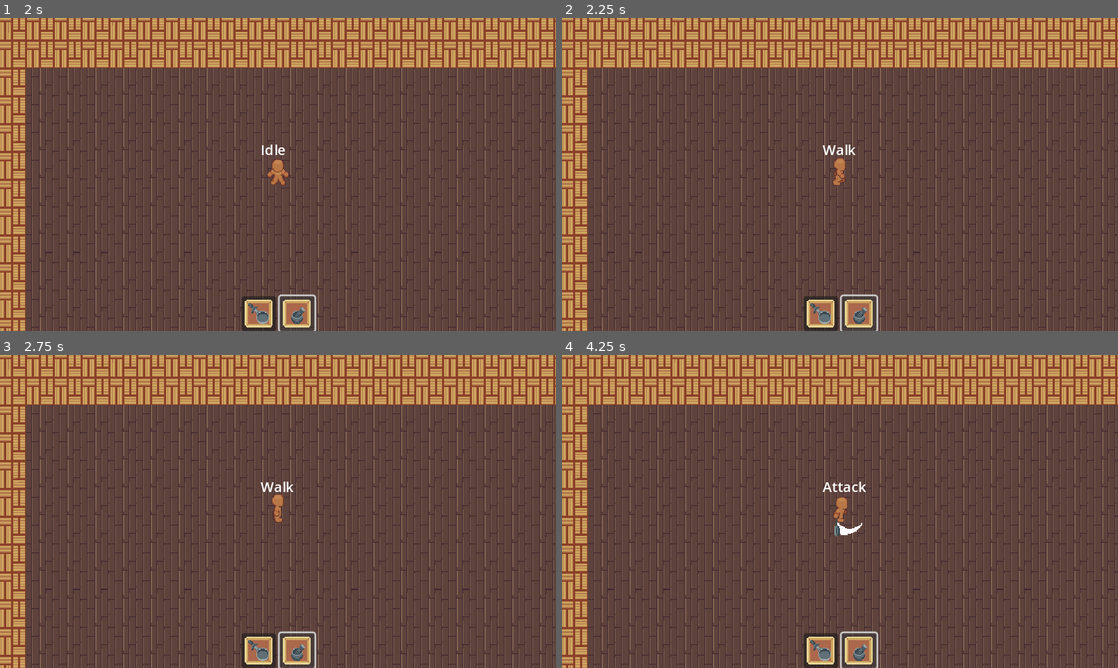
Above: before the commit, frames 1-4 (two rows, left to right).
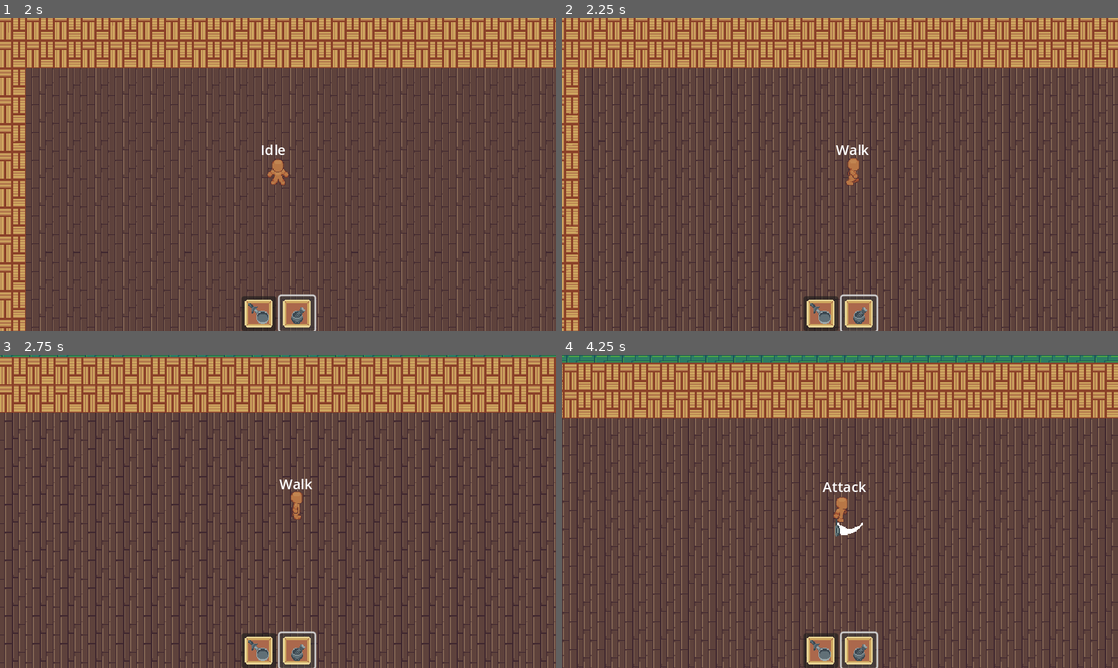
Above: after the commit, the same moments.

Repository: ajcar110/ARPG-Char-Control
Game: Godot game, scene res://game_master.tscn
The game is run twice, just before and just after one commit, with the same random seed, the same clock (stepped at 60 frames per second) and the same inputs.
Inputs (mouse positions are in pixels of both pictures, inside the frame that each line leads up to):
- Up to frame 1 (2 s): click (261, 312) at 0.5 s; click (294, 312) at 1.25 s
- Up to frame 2 (2.25 s): hold D (move_right) from 2.03 s (still down); tap Q (ability1) at 2.1 s
- Up to frame 3 (2.75 s): keep holding D (move_right); tap W (move_up) at 2.27, 2.57 s; tap E (ability2) at 2.3 s
- Up to frame 4 (4.25 s): tap E (ability2) at 2.85 s; tap W (move_up) at 3.02, 3.32 s; tap F (atk) at 3.05, 3.6 s; release D (move_right) at 3.53 s; hold A (move_left) from 3.53 s (still down); tap Space (dash) at 3.8 s

Frame 1 is identical in both runs. In frame 2, 52% of the frame differs, in the area x 0-100%, y 0-100%; in frame 3, 48%; in frame 4, 58%.
Error before the commit: Invalid operands 'Nil' and 'int' in operator '*'. (res://StateMachine/Move.gd:25)

Commit message:
Added states for every Ability

Diff:
--- a/Abilities/BaseAbility.gd
+++ b/Abilities/BaseAbility.gd
@@ -1,9 +1,3 @@
-extends Node
+extends BaseState
 
 class_name Ability
-
-var source
-
-
-func Execute():
-	print("NO EXECUTE FUNCTION")
--- a/Abilities/TestAbility/TestAbility.gd
+++ b/Abilities/TestAbility/TestAbility.gd
@@ -1,4 +1,4 @@
-extends BaseState
+extends Ability
 
 
 
--- /dev/null
+++ b/Player/BlankState.gd
@@ -0,0 +1,8 @@
+extends BaseState
+
+
+func enter():
+	print("NO STATE FUNCTIONALITY")
+
+func physics_process(delta: float) -> BaseState:
+	return character.states.idle_state
--- a/Player/Player.gd
+++ b/Player/Player.gd
@@ -2,8 +2,7 @@
 
 class_name Player
 
-var test
 
 func _ready():
-	test = Utils.load_ability("TestAbility",states.attack_state,"Atk")
+	Utils.load_ability("TestAbility",states.ability_1_state,"Atk")
 	super._ready()
--- /dev/null
+++ b/Player/PlayerStateMachine.gd
@@ -0,0 +1,19 @@
+extends StateMachine
+
+@export var dash_node: NodePath
+@export var idle_node: NodePath
+@export var walk_node: NodePath
+@export var attack_node: NodePath
+@export var fall_node: NodePath
+@export var ability_1_node: NodePath
+@export var ability_2_node: NodePath
+@export var ability_3_node: NodePath
+
+@onready var idle_state: BaseState = get_node(idle_node)
+@onready var dash_state: BaseState = get_node(dash_node)
+@onready var walk_state: BaseState = get_node(walk_node)
+@onready var attack_state: BaseState = get_node(attack_node)
+@onready var fall_state:BaseState = get_node(fall_node)
+@onready var ability_1_state:BaseState = get_node(ability_1_node)
+@onready var ability_2_state:BaseState = get_node(ability_2_node)
+@onready var ability_3_state:BaseState = get_node(ability_3_node)
--- a/Player/player.tscn
+++ b/Player/player.tscn
@@ -1,8 +1,9 @@
-[gd_scene load_steps=55 format=3 uid="uid://dtjfsbetvmbv6"]
+[gd_scene load_steps=56 format=3 uid="uid://dtjfsbetvmbv6"]
 
 [ext_resource type="Script" path="res://Player/Player.gd" id="1_04dfh"]
 [ext_resource type="PackedScene" uid="uid://cgn6y6i3qwm2d" path="res://Entity/EntityPieces/hurtbox.tscn" id="2_plmk4"]
 [ext_resource type="Texture2D" uid="uid://tnwm5j3bupdx" path="res://Assets/character/Template/Down/TemplateDownATK.png" id="3_ofeor"]
+[ext_resource type="Script" path="res://Player/PlayerStateMachine.gd" id="4_cbjbv"]
 [ext_resource type="Texture2D" uid="uid://br65na8kqxnuh" path="res://Assets/character/Template/Left/TemplateLeftAtk.png" id="4_xmilx"]
 [ext_resource type="Script" path="res://StateMachine/Idle.gd" id="5_gjgwn"]
 [ext_resource type="Texture2D" uid="uid://drek4mcx2h7nc" path="res://Assets/character/Template/Right/TemplateRightAtk.png" id="5_qpkrp"]
@@ -15,6 +16,7 @@
 [ext_resource type="Script" path="res://Player/Attack.gd" id="8_wrt0p"]
 [ext_resource type="Texture2D" uid="uid://d3qrt1bc3gg48" path="res://Assets/character/Template/Down/TemplateDownRoll.png" id="9_67pey"]
 [ext_resource type="Texture2D" uid="uid://c56pjras87cdv" path="res://Assets/character/Template/Left/TemplateLeftRoll.png" id="10_rapfl"]
+[ext_resource type="Script" path="res://Player/BlankState.gd" id="10_xt60o"]
 [ext_resource type="Texture2D" uid="uid://of42wa5t7mv2" path="res://Assets/character/Template/Right/TemplateRightRoll.png" id="11_vtycx"]
 [ext_resource type="Texture2D" uid="uid://c774q2clqabd6" path="res://Assets/character/Template/Up/TemplateUpRoll.png" id="12_2clbq"]
 [ext_resource type="Texture2D" uid="uid://bpry7cl3ec3pm" path="res://Assets/character/Template/Right/TemplateRightRun.png" id="13_226lw"]
@@ -27,7 +29,6 @@
 [ext_resource type="Texture2D" uid="uid://c7ulh8b36fcao" path="res://Assets/character/Template/Left/TemplateLeftWalk.png" id="20_mol3q"]
 [ext_resource type="Texture2D" uid="uid://df8obdtdqw0uf" path="res://Assets/character/Template/Right/TemplateRightWalk.png" id="21_8egno"]
 [ext_resource type="Texture2D" uid="uid://go6elboutwxo" path="res://Assets/character/Template/Up/TemplateUpWalk.png" id="22_tuy8s"]
-[ext_resource type="Script" path="res://StateMachine/StateMachine.gd" id="23_tgrf6"]
 [ext_resource type="Script" path="res://Player/StateDebugLable.gd" id="26_2txot"]
 [ext_resource type="PackedScene" uid="uid://cnppyhas123df" path="res://Entity/EntityPieces/damagable.tscn" id="30_80bc7"]
 
@@ -916,8 +917,6 @@
 collision_layer = 4
 collision_mask = 3
 script = ExtResource("1_04dfh")
-speed = null
-dash_speed = null
 
 [node name="HurtBox" parent="." instance=ExtResource("2_plmk4")]
 collision_layer = 8
@@ -932,28 +931,24 @@
 hframes = 8
 
 [node name="StateMachine" type="Node" parent="."]
-script = ExtResource("23_tgrf6")
-starting_state = NodePath("Idle")
+script = ExtResource("4_cbjbv")
 dash_node = NodePath("Dash")
 idle_node = NodePath("Idle")
 walk_node = NodePath("Walk")
 attack_node = NodePath("Attack")
 fall_node = NodePath("Fall")
+ability_1_node = NodePath("Ability1")
+ability_2_node = NodePath("Ability2")
+ability_3_node = NodePath("Ability3")
+starting_state = NodePath("Idle")
 
 [node name="Idle" type="Node" parent="StateMachine" node_paths=PackedStringArray("character")]
 script = ExtResource("5_gjgwn")
-walk_node = NodePath("../Walk")
-dash_node = NodePath("../Dash")
-attack_node = NodePath("../Attack")
 animation_name = "Idle"
 character = NodePath("../..")
 
 [node name="Walk" type="Node" parent="StateMachine" node_paths=PackedStringArray("character")]
 script = ExtResource("6_7k7ck")
-dash_node = NodePath("../Dash")
-idle_node = NodePath("../Idle")
-walk_node = NodePath(".")
-attack_node = NodePath("../Attack")
 animation_name = "Walk"
 character = NodePath("../..")
 
@@ -972,7 +967,14 @@
 animation_name = "Atk"
 character = NodePath("../..")
 
-[node name="Abilities" type="Node2D" parent="."]
+[node name="Ability1" type="Node" parent="StateMachine"]
+script = ExtResource("10_xt60o")
+
+[node name="Ability2" type="Node" parent="StateMachine"]
+script = ExtResource("10_xt60o")
+
+[node name="Ability3" type="Node" parent="StateMachine"]
+script = ExtResource("10_xt60o")
 
 [node name="Damagable" parent="." instance=ExtResource("30_80bc7")]
 
--- a/StateMachine/Idle.gd
+++ b/StateMachine/Idle.gd
@@ -2,14 +2,7 @@
 
 class_name IdleState
 
-@export var walk_node: NodePath
-@export var dash_node: NodePath
-@export var attack_node: NodePath
 
-
-@onready var walk_state: BaseState = get_node(walk_node)
-@onready var dash_state: BaseState = get_node(dash_node)
-@onready var attack_state: BaseState = get_node(attack_node)
 
 func enter() -> void:
 	super.enter()
@@ -18,12 +11,17 @@
 func input(event: InputEvent) -> BaseState:
 	if (Input.is_action_pressed("move_left") or Input.is_action_pressed("move_right")
 	or Input.is_action_pressed("move_down") or Input.is_action_pressed("move_up")):
-		return walk_state
+		return character.states.walk_state
 
 	elif Input.is_action_just_pressed("atk"):
-		return attack_state
+		return character.states.attack_state
 
+	elif Input.is_action_just_pressed("ability1"):
+		return character.states.ability_1_state
+
+	elif Input.is_action_just_pressed("ability2"):
+		return character.states.ability_2_state
 	elif Input.is_action_just_pressed("dash"):
-		return dash_state
+		return character.states.dash_state
 
 	return null
--- a/StateMachine/StateMachine.gd
+++ b/StateMachine/StateMachine.gd
@@ -1,19 +1,10 @@
 extends Node
+
+class_name StateMachine
 
 @export var starting_state: NodePath
 
-@export var dash_node: NodePath
-@export var idle_node: NodePath
-@export var walk_node: NodePath
-@export var attack_node: NodePath
-@export var fall_node: NodePath
 
-
-@onready var idle_state: BaseState = get_node(idle_node)
-@onready var dash_state: BaseState = get_node(dash_node)
-@onready var walk_state: BaseState = get_node(walk_node)
-@onready var attack_state: BaseState = get_node(attack_node)
-@onready var fall_state:BaseState = get_node(fall_node)
 
 var current_state: BaseState
 
--- a/game_master.tscn
+++ b/game_master.tscn
@@ -27,8 +27,8 @@
 
 [node name="Player" parent="." instance=ExtResource("1_jppqs")]
 position = Vector2(482, 281)
-speed = null
-dash_speed = null
+speed = 4
+dash_speed = 8
 
 [node name="Camera2D" type="Camera2D" parent="Player"]
 position = Vector2(0, 1)
Binary file changed: Assets/character/Template/Left/TemplateLeftRoll.png
Binary file changed: Assets/character/Template/Right/TemplateRightRoll.png
